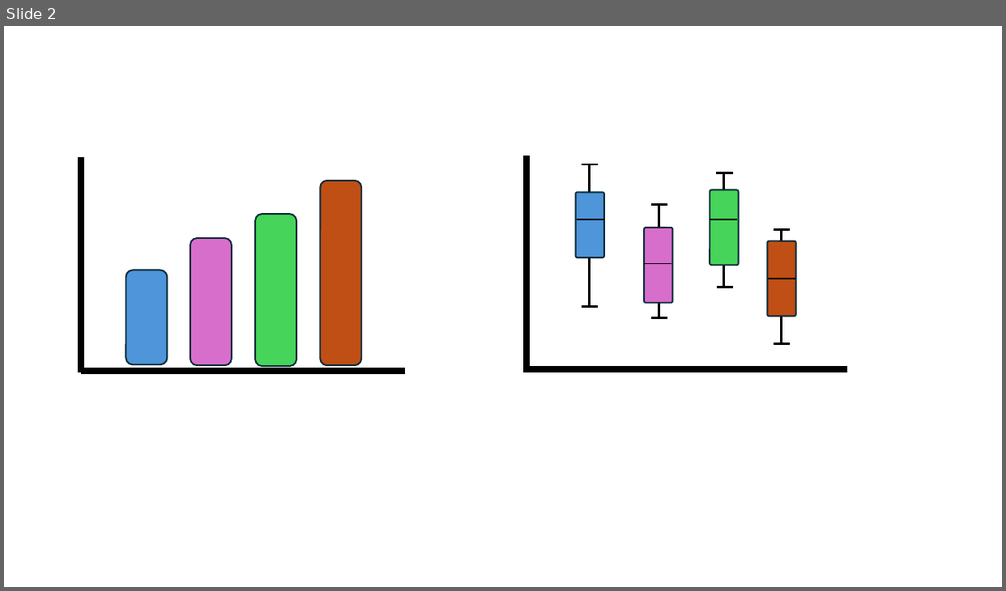
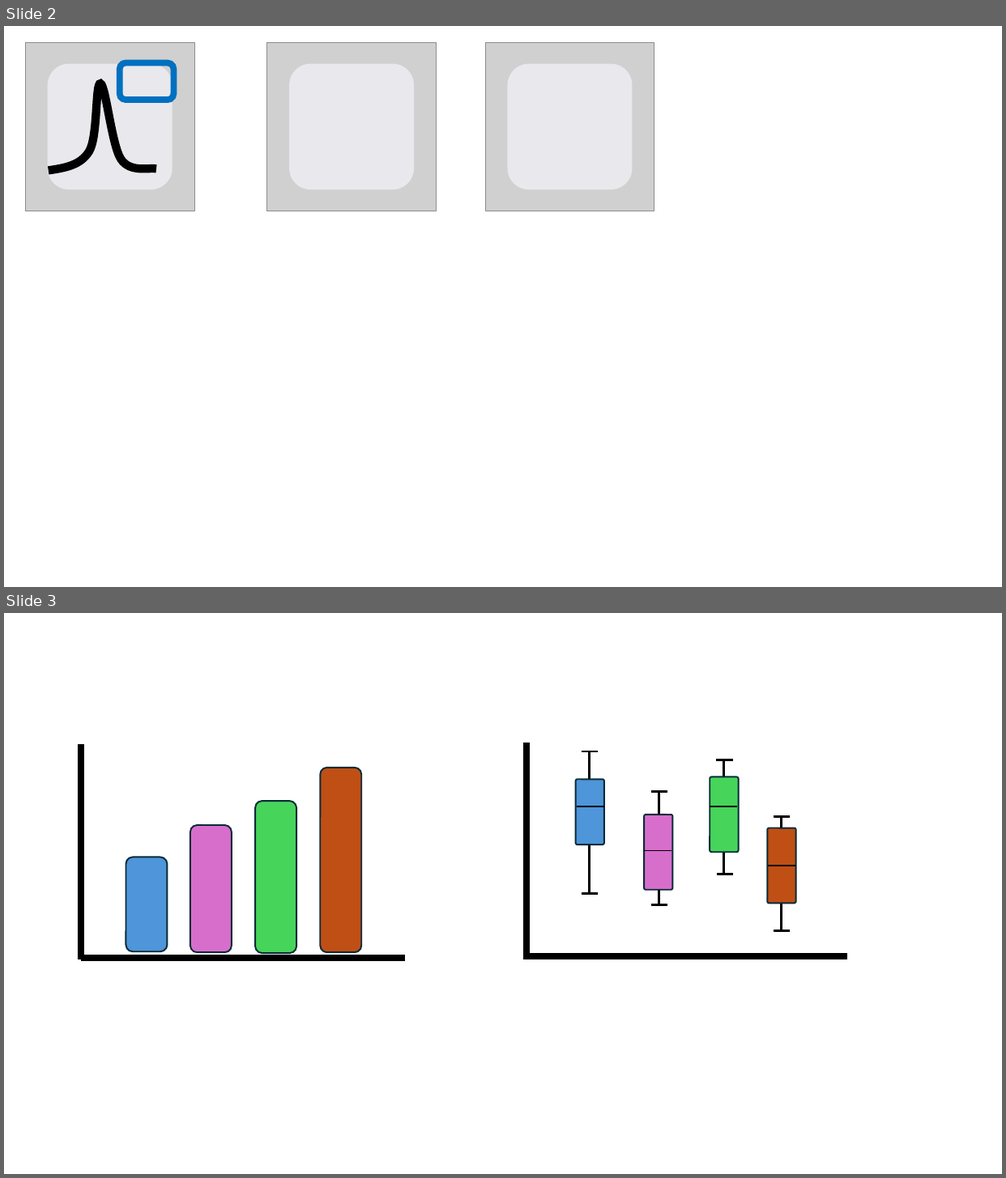
Before and after one commit to CEA-MetroCarac/SPECTROview, a slide deck: spectroview/resources/icons/icon.pptx. Shown one above the other, each under a label of ours: slide 2 before the commit, slides 2 and 3 after it. The pictures are 1006x591 and 1006x1178 pixels, drawn with LibreOffice and Linux fonts; fonts in the diff are those of the drawing; grey boxes stand for pictures. Boxes give left, top, right and bottom in pixels: in the first picture for what was removed or moved away, otherwise in the second. Text is boxed around its words. In the diff, an @@ line names an element or a change of style, - is before the commit and + after.

```diff
--- a/spectroview/resources/icons/icon.pptx
+++ b/spectroview/resources/icons/icon.pptx
@@ slide 2 added at [4,26,1002,587], background #FFFFFF @@
@@ picture added at [267,42,437,211] @@
@@ picture added at [485,42,654,211] @@
@@ group added at [26,42,195,211]: 2 rounded rectangles, 1 picture, 1 freeform shape @@
@@ rounded rectangle added at [290,65,414,189], fill #E8E8ED, outline #E8E8ED 1.5 pt @@
@@ rounded rectangle added at [509,65,632,189], fill #E8E8ED, outline #E8E8ED 1.5 pt @@
@@ what was slide 2 is now slide 3 @@
```
Also in this commit, not shown: 1 slide changed, 4 other files.
